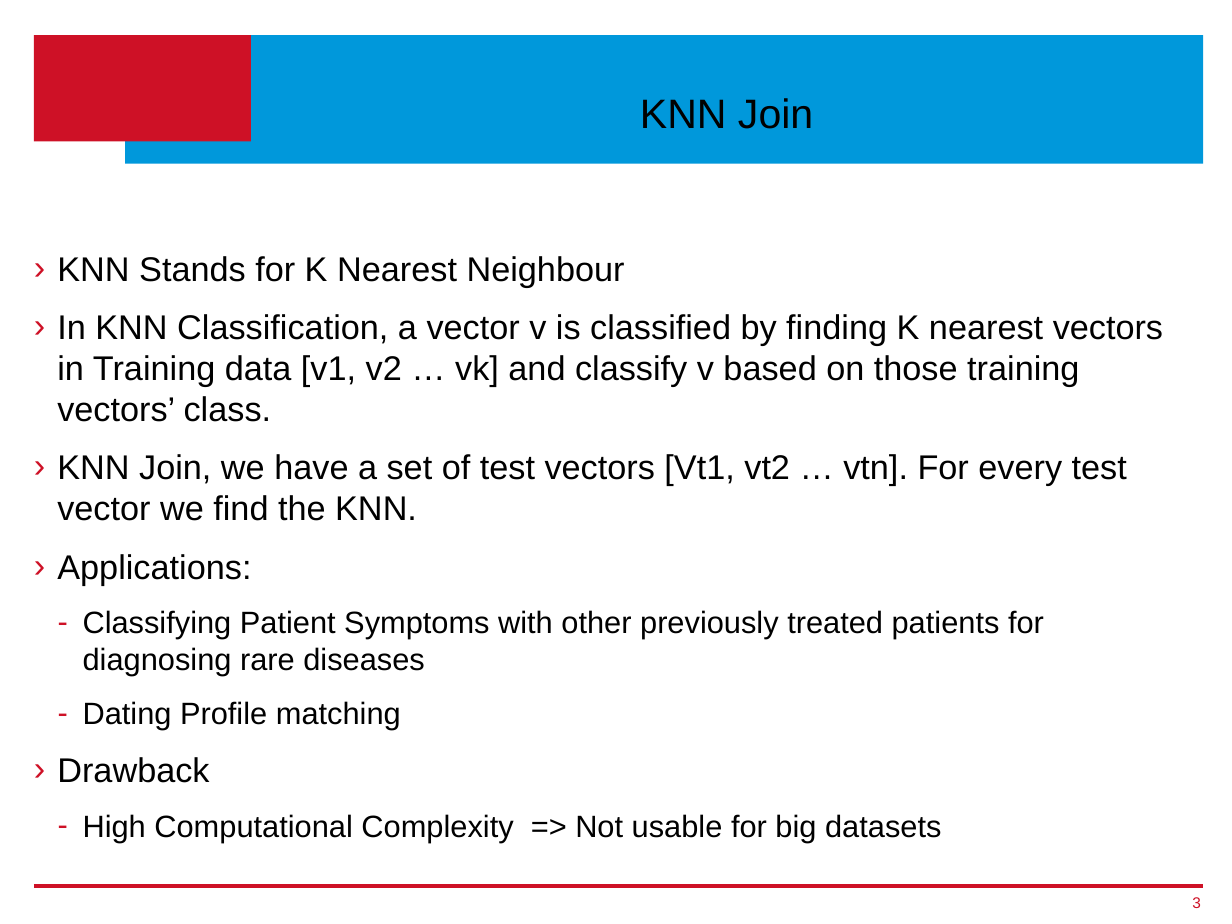
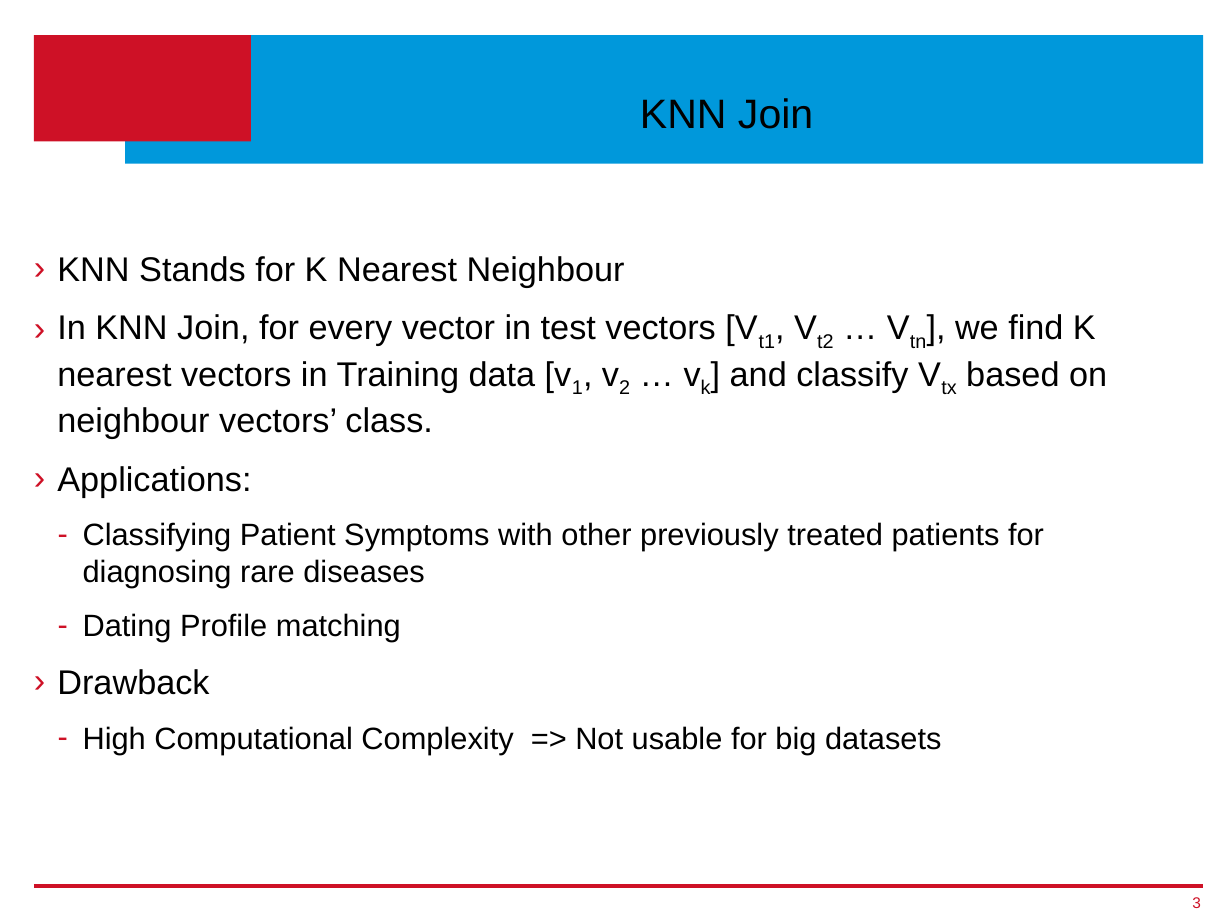
Before and after one commit to ageekymonk/syduni_ms_report, a slide deck: slide 3 of Thesis-Presentation_v1.pptx. Drawn at 1232x924 pixels with LibreOffice and Linux fonts; fonts in the diff are those of the drawing; background and template pictures are left out. Boxes give left, top, right and bottom in pixels: in the first picture for what was removed or moved away, otherwise in the second. Text is boxed around its words. In the diff, an @@ line names an element or a change of style, - is before the commit and + after.

```diff
--- a/Thesis-Presentation_v1.pptx
+++ b/Thesis-Presentation_v1.pptx
@@ text at (57, 314, 1107, 439): text changed @@
-› In KNN Classification, a vector v is classified by finding K nearest vectors in Training data [v1, v2 … vk] and classify v based on those training vectors’ class.
-› KNN Join, we have a set of test vectors [Vt1, vt2 … vtn]. For every test vector we find the KNN.
+› In KNN Join, for every vector in test vectors [Vt1, Vt2 … Vtn], we find K nearest vectors in Training data [v1, v2 … vk] and classify Vtx based on neighbour vectors’ class.
```
Also in this commit, not shown: 7 other slides changed, 5 slides added, 3 slides removed, 2 other files.
